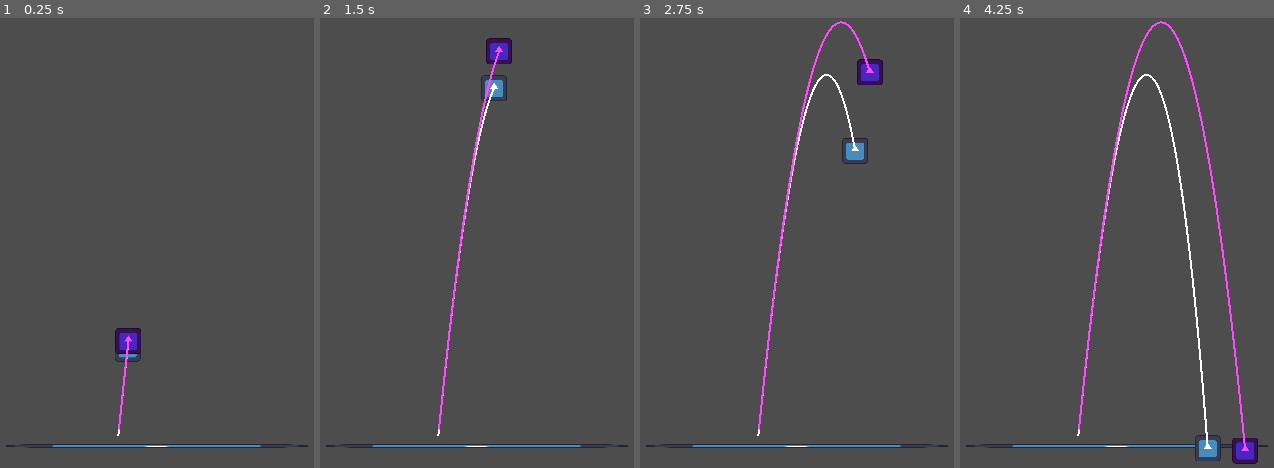
Above: before the commit, frames 1-4 (left to right).
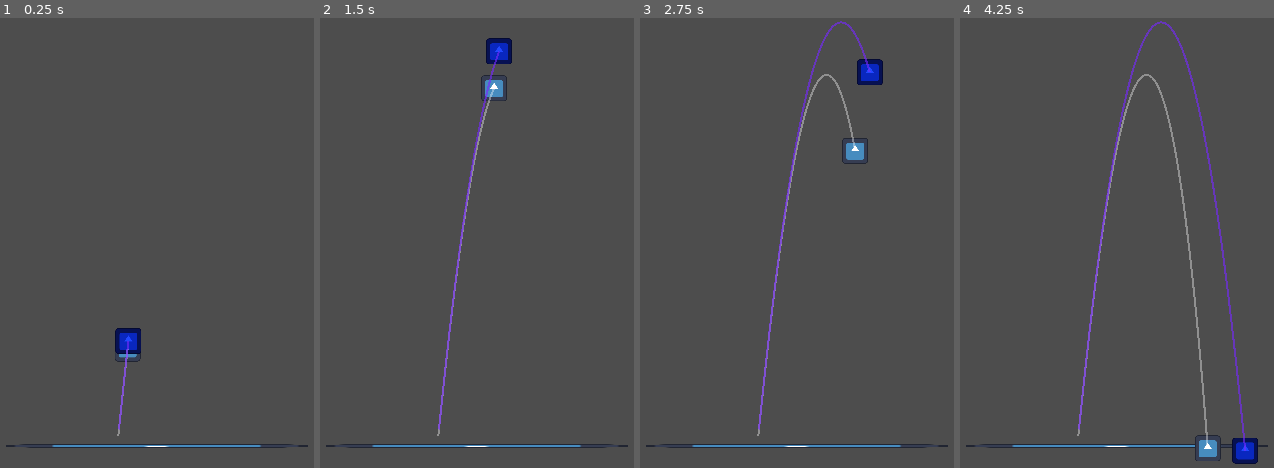
Above: after the commit, the same moments.

Repository: d-bucur/godot_integration_comparison
Game: Godot game, scene res://test_scenes/integration_comparison.tscn
Two runs of this game, one before a commit and one after it. Both use one fixed random seed, a clock stepped at 60 frames per second and the inputs below. The engine's default icon, where the game draws it, is replaced by a stand-in: a white triangle on a blue panel in a dark square.
Inputs:
- Up to frame 1 (0.25 s): no input
- Up to frame 2 (1.5 s): no input
- Up to frame 3 (2.75 s): no input
- Up to frame 4 (4.25 s): no input

The runs differ from the first frame. In frame 1, 0.6% of the frame differs, in the area x 36-45%, y 68-93%; in frame 2, 1.2%; in frame 3, 1.4%; in frame 4, 2.4%, in the area x 37-95%, y 0-100%.

Commit message:
added full verlet integrator

Diff:
--- /dev/null
+++ b/scripts/verlet_integrator.gd
@@ -0,0 +1,22 @@
+extends Node2D
+
+@export var linear_velocity: Vector2
+@export var gravity: Vector2
+
+var acceleration = null
+
+var sleeping := false
+
+func _integrate_forces(_dt: float) -> Vector2:
+	return gravity # constant force in this example
+
+func _physics_process(dt: float) -> void:
+	if sleeping:
+		return
+
+	# branch only used on first frame for accurate testing. in outside usage this can probably be skipped
+	var old_accel = acceleration if acceleration != null else _integrate_forces(dt)
+	var dt_half = dt * 0.5
+	position += (linear_velocity + old_accel * dt_half) * dt
+	acceleration = _integrate_forces(dt) # ignoring mass
+	linear_velocity += (acceleration + old_accel) * dt_half
--- a/test_scenes/integration_comparison.tscn
+++ b/test_scenes/integration_comparison.tscn
@@ -1,10 +1,11 @@
-[gd_scene load_steps=6 format=3 uid="uid://dpu6ek7fvh71d"]
+[gd_scene load_steps=7 format=3 uid="uid://dpu6ek7fvh71d"]
 
 [ext_resource type="Script" path="res://scripts/test_monitor.gd" id="2_icnv1"]
 [ext_resource type="Texture2D" uid="uid://dyidx7utgs7gj" path="res://icon.svg" id="3_fui4e"]
 [ext_resource type="Resource" uid="uid://bnrhcmxvb3sfg" path="res://test_scenes/test_setup.tres" id="3_s5uwd"]
 [ext_resource type="Script" path="res://scripts/verlet_integrator_const.gd" id="5_4itsm"]
 [ext_resource type="Script" path="res://scripts/trail.gd" id="5_v4btp"]
+[ext_resource type="Script" path="res://scripts/verlet_integrator.gd" id="6_wf8rt"]
 
 [node name="Node2D" type="Node2D"]
 
@@ -37,18 +38,41 @@
 
 [node name="Trail" type="Line2D" parent="EngineDefault"]
 top_level = true
+default_color = Color(1, 1, 1, 0.376471)
 script = ExtResource("5_v4btp")
 
-[node name="VelocityVerlet" type="Node2D" parent="."]
+[node name="VelocityVerletConst" type="Node2D" parent="."]
 modulate = Color(1, 0.282353, 1, 1)
 position = Vector2(294, 589)
 script = ExtResource("5_4itsm")
 linear_velocity = Vector2(200, -2000)
 acceleration = Vector2(0, 980)
 
-[node name="TestMonitor2" type="Node" parent="VelocityVerlet" node_paths=PackedStringArray("target", "finish_line")]
+[node name="TestMonitor" type="Node" parent="VelocityVerletConst" node_paths=PackedStringArray("target", "finish_line")]
 script = ExtResource("2_icnv1")
 method_name = "velocity_verlet_const"
+target = NodePath("..")
+finish_line = NodePath("../../Ground")
+setup = ExtResource("3_s5uwd")
+
+[node name="Sprite2D" type="Sprite2D" parent="VelocityVerletConst"]
+texture = ExtResource("3_fui4e")
+
+[node name="Trail" type="Line2D" parent="VelocityVerletConst"]
+modulate = Color(1, 0.282353, 1, 0.376471)
+top_level = true
+script = ExtResource("5_v4btp")
+
+[node name="VelocityVerlet" type="Node2D" parent="."]
+modulate = Color(0.129412, 0.282353, 1, 1)
+position = Vector2(294, 589)
+script = ExtResource("6_wf8rt")
+linear_velocity = Vector2(200, -2000)
+gravity = Vector2(0, 980)
+
+[node name="TestMonitor" type="Node" parent="VelocityVerlet" node_paths=PackedStringArray("target", "finish_line")]
+script = ExtResource("2_icnv1")
+method_name = "velocity_verlet"
 target = NodePath("..")
 finish_line = NodePath("../../Ground")
 setup = ExtResource("3_s5uwd")
@@ -59,4 +83,5 @@
 [node name="Trail" type="Line2D" parent="VelocityVerlet"]
 modulate = Color(1, 0.282353, 1, 1)
 top_level = true
+default_color = Color(0.129412, 0.282353, 1, 0.376471)
 script = ExtResource("5_v4btp")
Not shown, added: readme.md
